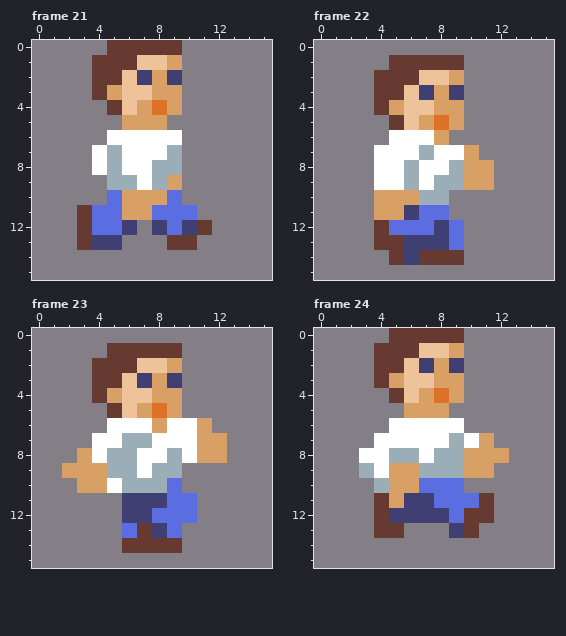
Pixel-art file, stored at run_bup.ase. Above, as it was before the edit.
16x16 pixels, 24 frames. Shown: frame 21, frame 22, frame 23, frame 24. The commit also changed other frames, which this record leaves out.
Once edited:
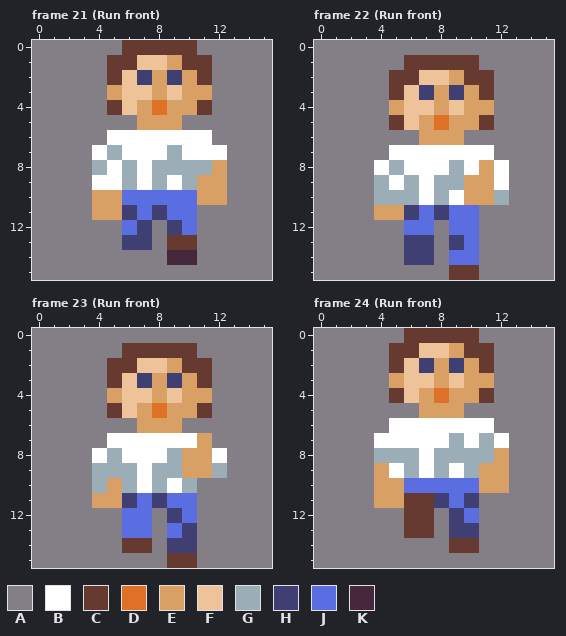
Palette (. is transparent): A #847e87  B #ffffff  C #663931  D #df7126  E #d9a066  F #eec39a  G #9badb7  H #3f3f74  J #5b6ee1  K #45283c
Commit: Front run animation
Changes in this commit:
layer "Background" added
layer "Arm Copy #2" added
layer "Layer 2" removed
Frame 21 (Run front):
y 0: x 5 C -> A; x 10 A -> C
y 1: x 4 C -> A; x 10..11 AA -> CC
y 2: x 4 C -> A; x 10..11 AA -> EC
y 3: x 4 C -> A; x 9..11 EAA -> FEE
y 4: x 10..11 AA -> EC
y 5: x 6 E -> A; x 9 A -> E
y 6: x 10..11 AA -> BB
y 7: x 10..12 AAA -> BBB
y 8: x 4..6 BGB -> GBG; x 10..12 AAA -> GGE
y 9: x 4..5 AG -> BB; x 9..12 EAAA -> BGEE
y 10: x 4..8 AJEEE -> EEJJJ; x 10..12 AAA -> JEE
y 11: x 3..8 CJJEEJ -> AEEHJH
y 12: x 3..11 CJJHAHJHC -> AAAJHAHJA
y 13: x 3..7 CHHAA -> AAAHH
y 14: x 9..10 AA -> KK
Frame 22 (Run front):
y 1: x 5 C -> A; x 10 A -> C
y 2: x 4 C -> A; x 10..11 AA -> CC
y 3: x 4 C -> A; x 10..11 AA -> EC
y 4: x 4 C -> A; x 9..11 EAA -> FEE
y 5: x 10..11 AA -> EC
y 6: x 5..7 BBB -> AAE; x 9 A -> E
y 7: x 4 B -> A; x 7 G -> B; x 10..11 EA -> BB
y 8: x 5..6 BG -> GB; x 10 E -> B; x 12 A -> B
y 9: x 4 B -> G; x 12 A -> B
y 10: x 4..7 EEEG -> GGGB; x 9..12 AAAA -> BEEG
y 11: x 8..10 JAA -> HJJ
y 12: x 4..5 CJ -> AA; x 8 H -> A; x 10 A -> J
y 13: x 4..5 CC -> AA; x 8..10 HJA -> AHJ
y 14: x 5 C -> A; x 7..10 CCCA -> HAJJ
y 15: x 9..10 AA -> CC
Frame 23 (Run front):
y 1: x 5 C -> A; x 10 A -> C
y 2: x 4 C -> A; x 10..11 AA -> CC
y 3: x 4 C -> A; x 10..11 AA -> EC
y 4: x 4 C -> A; x 9..11 EAA -> FEE
y 5: x 10..11 AA -> EC
y 6: x 5..7 BBB -> AAE; x 9..11 BBE -> EAA
y 7: x 4 B -> A; x 6..7 GG -> BB; x 12 E -> A
y 8: x 3 E -> A; x 6 G -> B; x 10 B -> E; x 12 E -> B
y 9: x 2..4 EEE -> AAG; x 10..12 AAA -> EEG
y 10: x 3..5 EEB -> AGE; x 7 G -> B; x 9..10 JA -> BG
y 11: x 4..5 AA -> EE; x 7 H -> J
y 12: x 6..9 HHJJ -> JJAH
y 13: x 7..8 CH -> JA; x 10 A -> H
y 14: x 8..10 CCA -> AHH
y 15: x 9..10 AA -> CC
Frame 24 (Run front):
y 0: x 5 C -> A; x 10 A -> C
y 1: x 4 C -> A; x 10..11 AA -> CC
y 2: x 4 C -> A; x 10..11 AA -> EC
y 3: x 4 C -> A; x 9..11 EAA -> FEE
y 4: x 10..11 AA -> EC
y 5: x 6 E -> A; x 9 A -> E
y 6: x 10..11 AA -> BB
y 7: x 11..12 EA -> GB
y 8: x 3..4 BB -> AG; x 10..11 EE -> GG
y 9: x 3..7 GBEEG -> AEBGB; x 9..10 GE -> BG; x 12 A -> E
y 10: x 4 G -> E; x 6 E -> J; x 10..12 AAA -> JEE
y 11: x 4 C -> E; x 6..8 HHJ -> CCH; x 10..11 JC -> HA
y 12: x 4..11 CHHHHJCC -> AACCAHJA
y 13: x 4..7 CCAA -> AACC; x 10 C -> H
y 14: x 9..10 AA -> CC
Changed places in both pictures, as pixel boxes (x1, y1, x2, y2):
changed: (77, 40, 227, 265)
changed: (374, 55, 509, 280)
changed: (62, 343, 227, 568)
changed: (359, 328, 509, 553)
